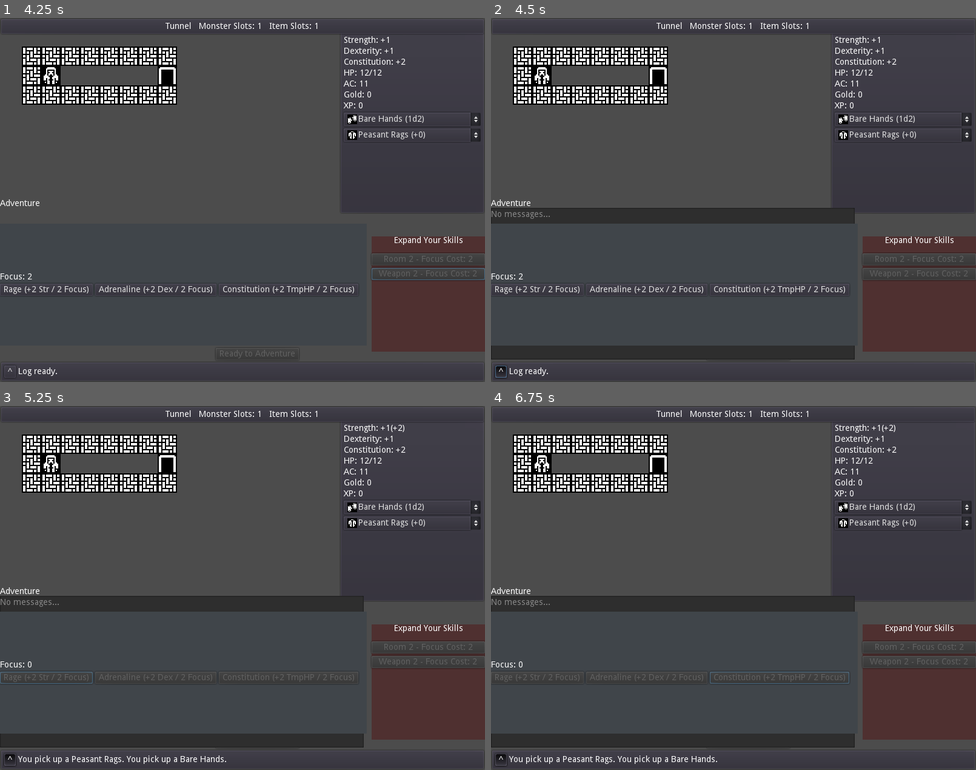
Above: before the commit, frames 1-4 (two rows, left to right).
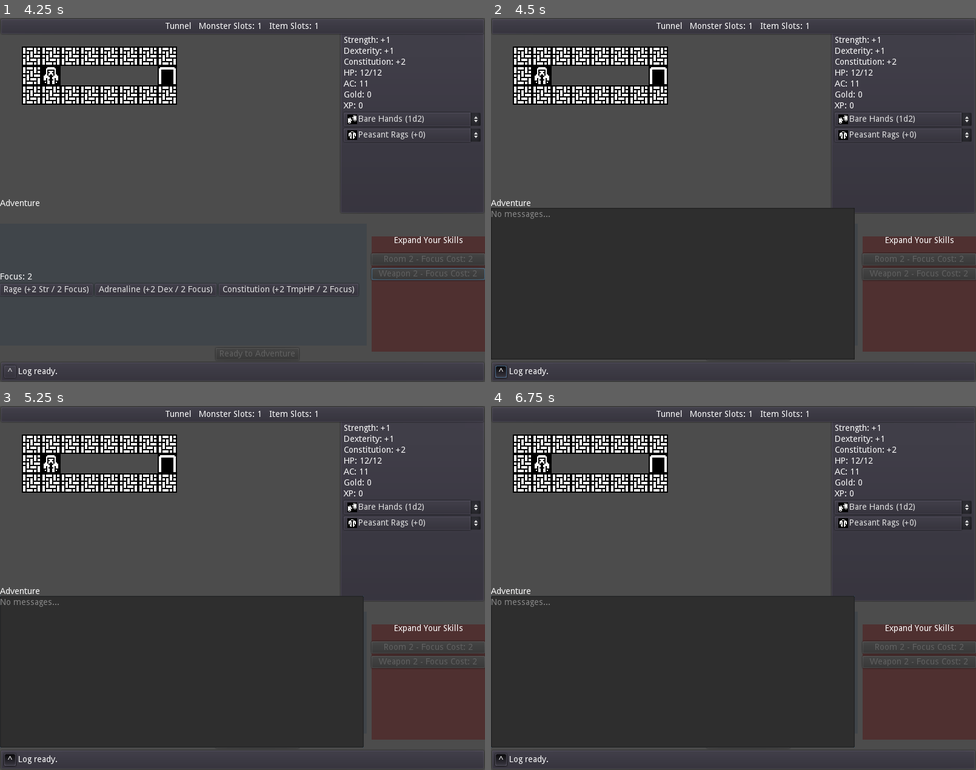
Above: after the commit, the same moments.

Repository: doctor-g/7DRL-2021
Game: Godot game, scene res://src/Game.tscn
Two runs of this game, one before a commit and one after it. Both use one fixed random seed, a clock stepped at 60 frames per second and the inputs below.
Inputs (mouse positions are in pixels of both pictures, inside the frame that each line leads up to):
- Up to frame 1 (4.25 s): click "Ready to Adventure" at 0.5 s; click "Bare Hands (1d2)" at 1.25 s; click "Peasant Rags (+0)" at 2 s; click "Room 2 - Focus Cost: 2" at 2.75 s; click "Weapon 2 - Focus Cost: 2" at 3.5 s
- Up to frame 2 (4.5 s): click "^" at 4.25 s
- Up to frame 3 (5.25 s): click "Rage (+2 Str / 2 Focus)" at 5 s
- Up to frame 4 (6.75 s): click (646, 679) at 5.75 s, where only the run after the commit has a clickable "Adrenaline (+2 Dex / 2 Focus)"; click (782, 679) at 6.5 s, where only the run after the commit has a clickable "Constitution (+2 TmpHP / 2 Fo…"

Frame 1 is identical in both runs. In frame 2, 23% of the frame differs, in the area x 0-75%, y 56-90%; in frame 3, 23%; in frame 4, 23%.

Commit message:
Move log to the front
This ensures it shows up on top when opened

Diff:
--- a/project/src/Game.tscn
+++ b/project/src/Game.tscn
@@ -55,9 +55,6 @@
 margin_left = 613.0
 margin_bottom = -50.0
 
-[node name="LogView" parent="." instance=ExtResource( 9 )]
-mouse_filter = 2
-
 [node name="GameOverPopup" parent="." instance=ExtResource( 8 )]
 visible = false
 anchor_left = 0.5
@@ -77,6 +74,9 @@
 anchor_top = 0.565
 anchor_right = 0.75625
 anchor_bottom = 0.9
+
+[node name="LogView" parent="." instance=ExtResource( 9 )]
+mouse_filter = 2
 [connection signal="pressed" from="CardsDoneButton" to="." method="_on_CardsDoneButton_pressed"]
 [connection signal="exited" from="Dungeon" to="." method="_on_Dungeon_exited"]
 [connection signal="replaced" from="Dungeon" to="." method="_on_Dungeon_replaced"]
